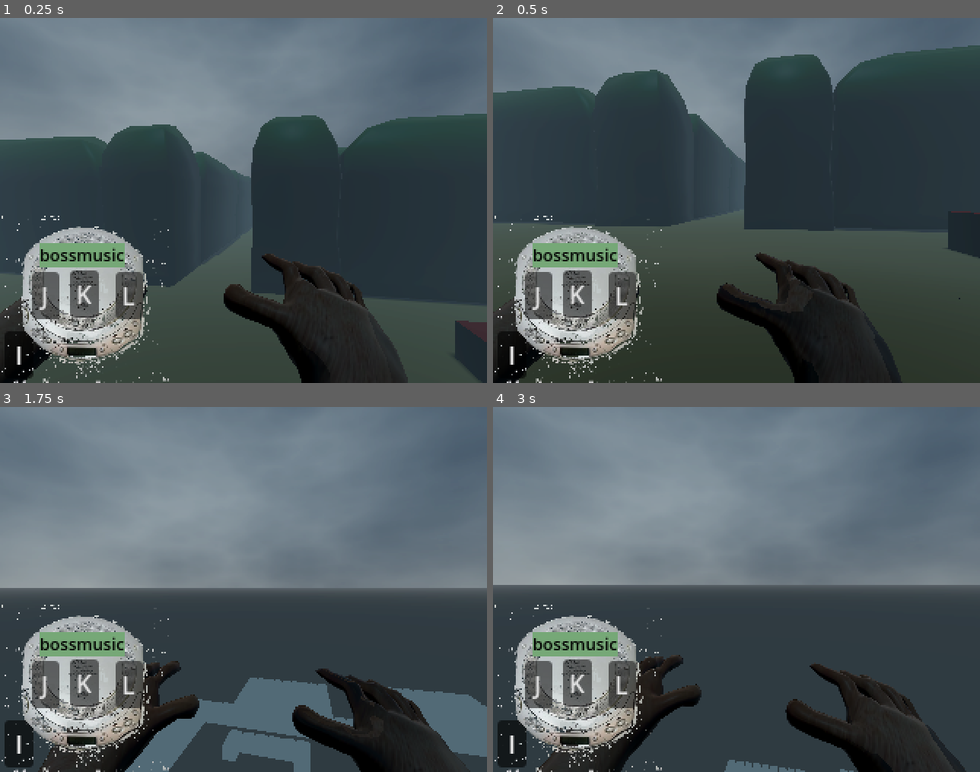
Above: before the commit, frames 1-4 (two rows, left to right).
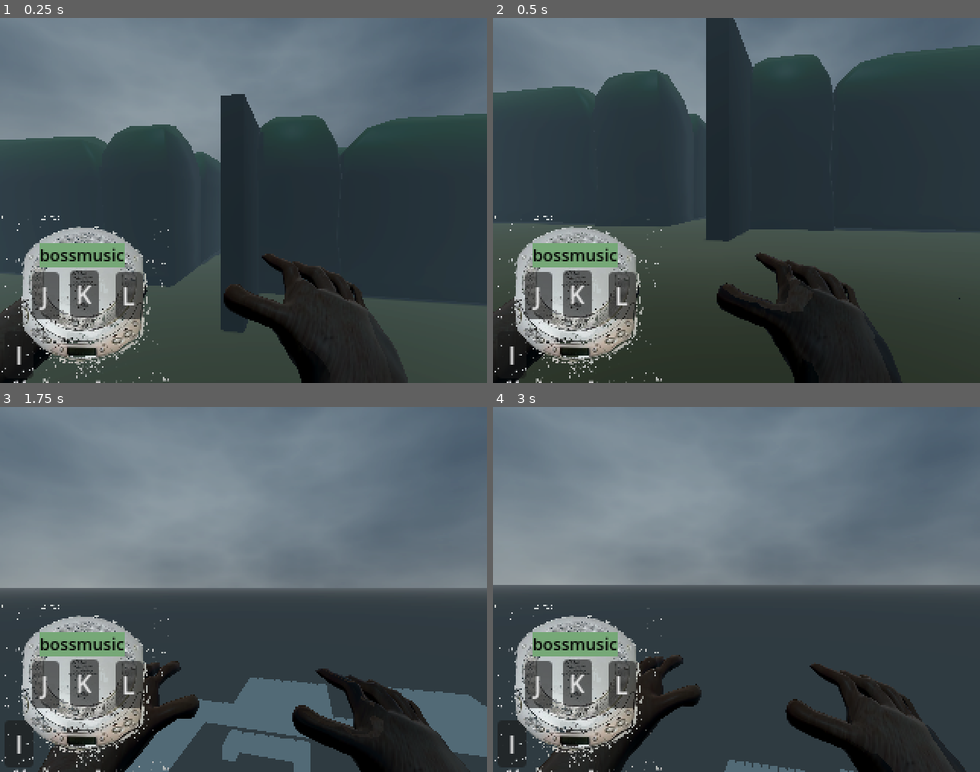
Above: after the commit, the same moments.

Repository: Pyrus-Ovn/Labyrint
Game: Godot game, scene res://Scenes/World.tscn
The game is run twice, just before and just after one commit, with the same random seed, the same clock (stepped at 60 frames per second) and the same inputs. Sound files missing from this copy of the repository are replaced by a short silence.
Inputs (mouse positions are in pixels of both pictures, inside the frame that each line leads up to):
- Up to frame 1 (0.25 s): no input
- Up to frame 2 (0.5 s): no input
- Up to frame 3 (1.75 s): move the mouse to (267, 589) at 0.52 s; hold E (Interact) 0.53-1.28 s; hold W (up) from 0.53 s (still down); click (267, 589) at 0.67 s; tap Space (jump) at 0.77, 1.52 s; move the mouse to (219, 589) at 1.27 s; tap E (Interact) at 1.35 s; click (219, 589) at 1.42 s
- Up to frame 4 (3 s): keep holding W (up); move the mouse to (746, 582) at 2.02 s; hold E (Interact) 2.03-2.78 s; tap Ctrl (crouch) at 2.1 s; click (746, 582) at 2.17 s; move the mouse to (731, 596) at 2.77 s; tap Shift (sprint) at 2.85 s; click (731, 596) at 2.92 s

The runs differ from the first frame. In frame 1, 4.7% of the frame differs, in the area x 3-100%, y 20-100%; in frame 2, 5.3%, in the area x 3-100%, y 0-95%; in frame 3, less than 0.1%; in frame 4, less than 0.1%.

Commit message:
more lever and door

Diff:
--- /dev/null
+++ b/Scenes/Levels/Level_dressing/door.tscn
@@ -0,0 +1,23 @@
+[gd_scene load_steps=4 format=3 uid="uid://borjakxyc1pnr"]
+
+[ext_resource type="Script" uid="uid://bcc6lga1bhqe8" path="res://door.gd" id="1_d4bew"]
+
+[sub_resource type="BoxMesh" id="BoxMesh_c1rpg"]
+
+[sub_resource type="ConvexPolygonShape3D" id="ConvexPolygonShape3D_erpu2"]
+points = PackedVector3Array(-0.5, -0.5, -0.5, 0.5, 0.5, 0.5, 0.5, -0.5, 0.5, 0.5, 0.5, -0.5, -0.5, 0.5, 0.5, 0.5, -0.5, -0.5, -0.5, -0.5, 0.5, -0.5, 0.5, -0.5)
+
+[node name="Door" type="Node3D"]
+script = ExtResource("1_d4bew")
+
+[node name="Hinges" type="Node3D" parent="."]
+
+[node name="MeshInstance3D" type="MeshInstance3D" parent="Hinges"]
+transform = Transform3D(1, 0, 0, 0, 3, 0, 0, 0, 0.2, 0.5, 0, 0)
+mesh = SubResource("BoxMesh_c1rpg")
+skeleton = NodePath("../..")
+
+[node name="StaticBody3D" type="StaticBody3D" parent="Hinges/MeshInstance3D"]
+
+[node name="CollisionShape3D" type="CollisionShape3D" parent="Hinges/MeshInstance3D/StaticBody3D"]
+shape = SubResource("ConvexPolygonShape3D_erpu2")
--- a/Scenes/Levels/Level_dressing/lever.tscn
+++ b/Scenes/Levels/Level_dressing/lever.tscn
@@ -11,18 +11,18 @@
 [sub_resource type="BoxMesh" id="BoxMesh_fhlr4"]
 
 [sub_resource type="SphereShape3D" id="SphereShape3D_fhlr4"]
-radius = 0.547276
+radius = 0.162623
 
 [node name="Lever" type="Node3D"]
 script = ExtResource("1_wv1st")
 
 [node name="lever_handle" type="MeshInstance3D" parent="."]
-transform = Transform3D(0.1, 0, 0, 0, 0.915663, 0.0401948, 0, -0.401948, 0.0915663, 0, 0.194271, -0.00883922)
+transform = Transform3D(0.02, 0, 0, 0, 0.183133, 0.00803896, 0, -0.0803896, 0.0183133, 0, 0.0388888, 0.0122515)
 mesh = SubResource("BoxMesh_6kuia")
 surface_material_override/0 = SubResource("StandardMaterial3D_fhlr4")
 
 [node name="lever_base" type="MeshInstance3D" parent="."]
-transform = Transform3D(0.3, 0, 0, 0, 0.4, 0, 0, 0, 0.5, 0, 0.0254207, 0.0123468)
+transform = Transform3D(0.06, 0, 0, 0, 0.08, 0, 0, 0, 0.1, 0, 0.000344697, 0.0123468)
 mesh = SubResource("BoxMesh_fhlr4")
 surface_material_override/0 = SubResource("StandardMaterial3D_fhlr4")
 
@@ -31,4 +31,5 @@
 collision_mask = 2
 
 [node name="CollisionShape3D" type="CollisionShape3D" parent="InteractionArea"]
+transform = Transform3D(1.89603, 0, 0, 0, 1.89603, 0, 0, 0, 1.89603, 0, 0.0768258, 0)
 shape = SubResource("SphereShape3D_fhlr4")
--- a/Scenes/Levels/hedge_level.tscn
+++ b/Scenes/Levels/hedge_level.tscn
@@ -1,7 +1,8 @@
-[gd_scene load_steps=3 format=3 uid="uid://dicmfgmljjae3"]
+[gd_scene load_steps=4 format=3 uid="uid://dicmfgmljjae3"]
 
 [ext_resource type="PackedScene" uid="uid://bi3tivxq4s03q" path="res://Scenes/Levels/hedge_grid_map.tscn" id="1_h7kpw"]
 [ext_resource type="PackedScene" uid="uid://ce5tufuiou1dq" path="res://Scenes/Levels/Level_dressing/lever.tscn" id="2_fmkjl"]
+[ext_resource type="PackedScene" uid="uid://borjakxyc1pnr" path="res://Scenes/Levels/Level_dressing/door.tscn" id="3_ogoti"]
 
 [node name="HedgeLevel" type="Node3D"]
 
@@ -12,3 +13,9 @@
 
 [node name="Lever2" parent="." instance=ExtResource("2_fmkjl")]
 transform = Transform3D(1, 0, 0, 0, 1, 0, 0, 0, 1, -0.701665, 1.53488, 0.7997)
+visible = false
+
+[node name="Door" parent="." instance=ExtResource("3_ogoti")]
+transform = Transform3D(1, 0, 0, 0, 1, 0, 0, 0, 1, 1.03246, 1.98696, 2.11048)
+
+[connection signal="toggle" from="Lever" to="Door" method="_on_lever_toggle"]
--- /dev/null
+++ b/Scenes/Player/hand.gd
@@ -0,0 +1,7 @@
+extends Node3D
+@onready var animation_player: AnimationPlayer = $right_hand_anim/AnimationPlayer
+
+func play_grab():
+
+	animation_player.play("GRAB_hand")
+	animation_player.queue("IDLE_hand")
--- a/Scenes/Player/right_hand.tscn
+++ b/Scenes/Player/right_hand.tscn
@@ -1,8 +1,10 @@
-[gd_scene load_steps=2 format=3 uid="uid://dd8hu15op3nti"]
+[gd_scene load_steps=3 format=3 uid="uid://dd8hu15op3nti"]
 
+[ext_resource type="Script" uid="uid://bm1cnrf5vv2tf" path="res://Scenes/Player/hand.gd" id="1_6agg8"]
 [ext_resource type="PackedScene" uid="uid://b0um4eyx67afy" path="res://Assets/Geo/character/hands/right_hand_anim.glb" id="1_wnyb5"]
 
 [node name="Right_Hand" type="Node3D"]
+script = ExtResource("1_6agg8")
 
 [node name="right_hand_anim" parent="." instance=ExtResource("1_wnyb5")]
 
--- a/Scenes/Ui/ui_discman.tscn
+++ b/Scenes/Ui/ui_discman.tscn
@@ -62,7 +62,6 @@
 offset_right = 23.0
 offset_bottom = -2.0
 toggle_mode = true
-button_pressed = true
 shortcut = SubResource("Shortcut_ja0wl")
 text = "I
 "
--- a/Scenes/player.tscn
+++ b/Scenes/player.tscn
@@ -34,7 +34,7 @@
 [node name="Camera3D" type="Camera3D" parent="Head"]
 
 [node name="RayCast3D" type="RayCast3D" parent="Head"]
-transform = Transform3D(1.96496, -0.148247, 0.179691, 0.350654, -0.245345, -0.981108, 0.126355, 2.98627, -0.0716852, 0, 0, 0)
+transform = Transform3D(4.91241, -0.148247, 0.898457, 0.876635, -0.245345, -4.90554, 0.315889, 2.98627, -0.358425, 0, 0, 0)
 collision_mask = 2
 collide_with_areas = true
 collide_with_bodies = false
--- a/Scripts/player.gd
+++ b/Scripts/player.gd
@@ -1,5 +1,6 @@
 extends CharacterBody3D
 @onready var left_hand: Node3D = $Head/Left_Hand
+@onready var right_hand: Node3D = $Head/Right_Hand
 
 var current_interactable = null
 var speed
@@ -42,14 +43,17 @@
 	if event is InputEventMouseMotion:
 		head.rotate_y(-event.relative.x * SENSITIVITY)
 		camera.rotate_x(-event.relative.y * SENSITIVITY)
-		camera.rotation.x = clamp(camera.rotation.x, deg_to_rad(-40),deg_to_rad(60))
+		camera.rotation.x = clamp(camera.rotation.x, deg_to_rad(-50),deg_to_rad(60))
 
 func _input(event):
-	if event.is_action_pressed("Interact") and current_interactable:
-		current_interactable.interact()
-		print("interacted")
+	if event.is_action_pressed("Interact"):
+		interact()
 	if event is InputEventMouseButton and event.pressed and event.button_index == MOUSE_BUTTON_LEFT:
 		left_hand.play_grab()
+		interact()
+	if event is InputEventMouseButton and event.pressed and event.button_index == MOUSE_BUTTON_RIGHT:
+		right_hand.play_grab()
+		interact()
 			#'var camera = $Head/Camera3D
 			#var from = camera.project_ray_origin(event.position)
 			#var to = from + camera.project_ray_normal(event.position) * 5.0  # Reduced range for more precise placement
@@ -65,6 +69,11 @@
 			#if result and result.has("position") and result.has("normal"):
 			#	GraffitiSpawner.spawn_graffiti_at(result.position, result.normal)
 
+
+func interact():
+	if current_interactable:
+		current_interactable.interact()
+		print("interacted")
 
 func _physics_process(delta):
 
--- /dev/null
+++ b/door.gd
@@ -0,0 +1,42 @@
+extends Node3D
+@onready var hinges: Node3D = $Hinges
+
+@export var open : bool = false
+@onready var interaction_area: Interactable = $InteractionArea
+
+var open_position = Vector3(0,90,0)
+var closed_position = Vector3(0,0,0)
+
+var animation_progress := 0.0
+var animation_speed := 0.5
+
+signal toggle(state:bool)
+# Called when the node enters the scene tree for the first time.
+func _ready() -> void:
+	pass # Replace with function body.
+
+func ease_out_quad(progress: float, target: float) -> float:
+	if target == 1.0:
+		return -progress * (progress - 2)
+	else:
+		return progress * progress
+
+func _process(delta: float) -> void:
+	if animation_progress < 1.0:
+		animation_progress += delta * animation_speed
+		animation_progress = min(animation_progress, 1.0)  # Clamp to 1.0
+
+		var target_progress = 1.0 if open else 0.0
+		print(target_progress)
+		var lerp_amount = ease_out_quad(animation_progress, target_progress)
+
+		# Interpolate positions
+		if open:
+			hinges.rotation_degrees = closed_position.lerp(open_position, lerp_amount)
+		else:
+			hinges.rotation_degrees = open_position.lerp(closed_position, lerp_amount)
+
+
+func _on_lever_toggle(state: bool) -> void:
+	open = state
+	animation_progress = 1.0 - animation_progress
--- a/lever.gd
+++ b/lever.gd
@@ -1,6 +1,4 @@
 extends Node3D
-const green = "ff0000"
-const red = "ff0000"
 @onready var lever_handle: MeshInstance3D = $lever_handle
 @onready var lever_base: MeshInstance3D = $lever_base
 
@@ -12,7 +10,7 @@
 var closed_position = Vector3(-26,0,0)
 
 var animation_progress := 0.0
-var animation_speed := 1.5
+var animation_speed := 3.0
 
 signal toggle(state:bool)
 # Called when the node enters the scene tree for the first time.
@@ -31,16 +29,19 @@
 		animation_progress = min(animation_progress, 1.0)  # Clamp to 1.0
 
 		var target_progress = 1.0 if toggled else 0.0
+		print(target_progress)
 		var lerp_amount = ease_out_quad(animation_progress, target_progress)
 
 		# Interpolate positions
 		if toggled:
-			lever_handle.rotation = closed_position.lerp(open_position, lerp_amount)
+			lever_handle.rotation_degrees = closed_position.lerp(open_position, lerp_amount)
 		else:
-			lever_handle.rotation = open_position.lerp(closed_position, lerp_amount)
+			lever_handle.rotation_degrees = open_position.lerp(closed_position, lerp_amount)
 
 func interact():
 	toggled = !toggled
+	print("i am toggled")
+	animation_progress = 1.0 - animation_progress
 	toggle.emit(toggled)
 
 	## Get the material of the mesh
Not shown, added: Scenes/Player/hand.gd.uid
Not shown: 1 places in Scenes/player.tscn that only renumber resources
Not shown, added: door.gd.uid
